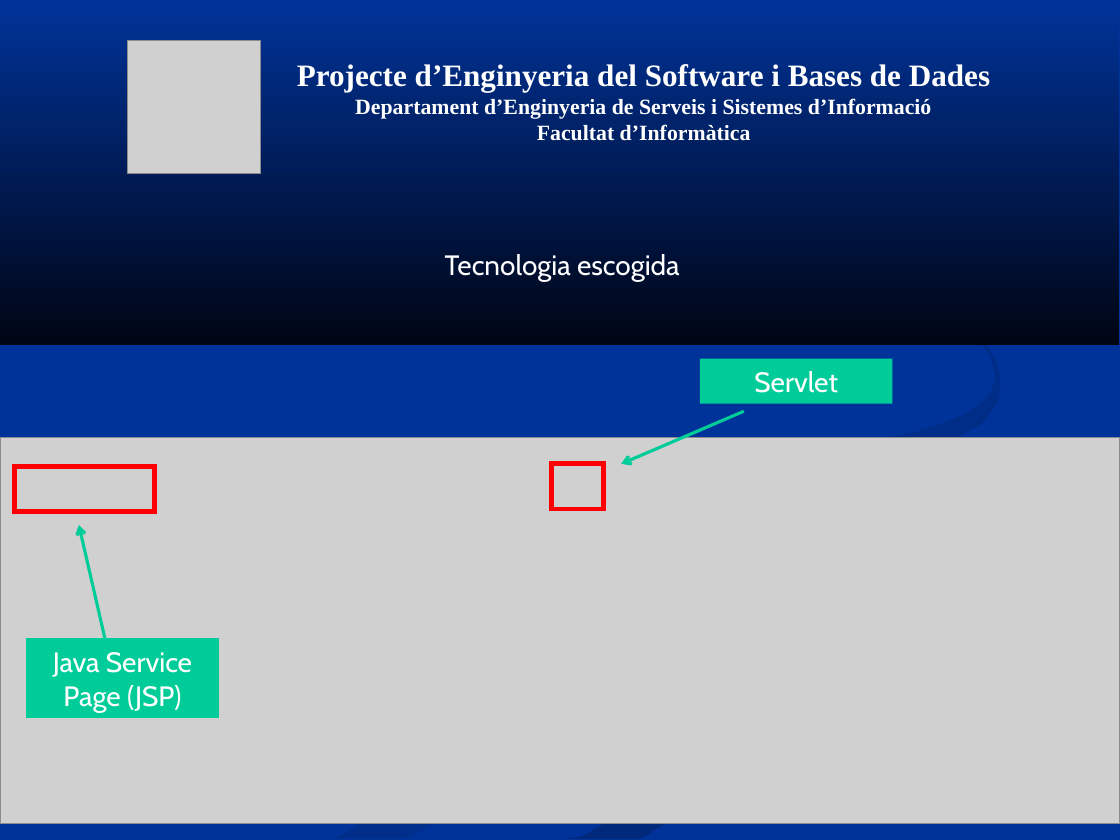
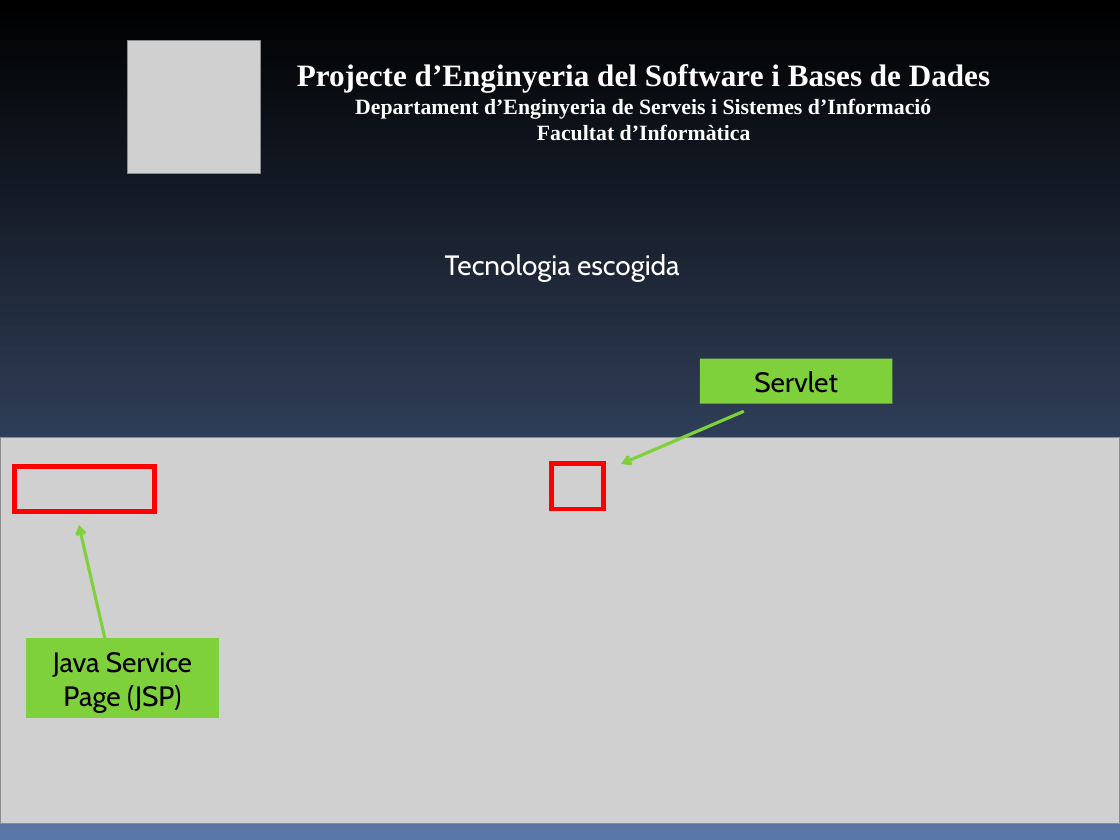
Before and after one commit to mvm9289/escfib, a slide deck: slide 14 of Docs/0910Q2-08-E-1.0-Presentacion.ppt (slide 13 before the commit). Drawn at 1120x840 pixels with LibreOffice and Linux fonts; fonts in the diff are those of the drawing; grey boxes stand for pictures. Boxes give left, top, right and bottom in pixels: in the first picture for what was removed or moved away, otherwise in the second. Text is boxed around its words. In the diff, an @@ line names an element or a change of style, - is before the commit and + after.

```diff
--- a/Docs/0910Q2-08-E-1.0-Presentacion.ppt
+++ b/Docs/0910Q2-08-E-1.0-Presentacion.ppt
@@ background #003399 to gradient #000000 to #5A77A9 @@
@@ group removed at [0,0,1119,839]: 5 freeform shapes @@
@@ rectangle "Servlet" at [700,358,893,403]: text colour #FFFFFF to #000000; fill #00CC99 to #7FD13B @@
@@ arrow (744, 411) - (622, 464): stroke #00CC99 2.01 pt to #7FD13B 2.01 pt @@
@@ arrow (105, 638) - (78, 525): stroke #00CC99 2.01 pt to #7FD13B 2.01 pt @@
@@ rectangle "Java Service Page (JSP)" at [26,638,218,717]: text colour #FFFFFF to #000000; fill #00CC99 to #7FD13B; outline #00CC99 0.74 pt to #7FD13B 0.74 pt @@
```
Also in this commit, not shown: 21 other slides changed, 1 slide added, 1 other file.
